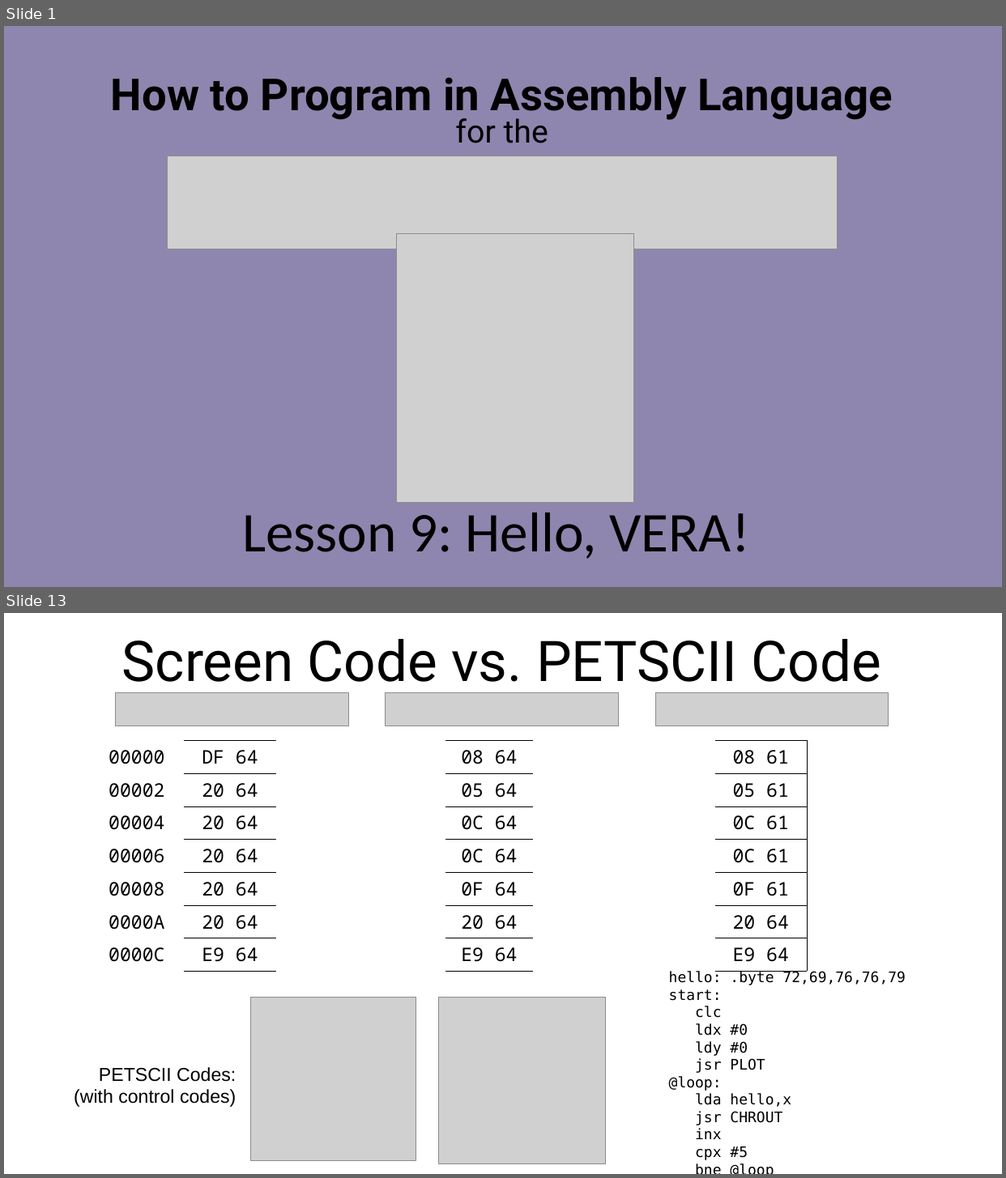
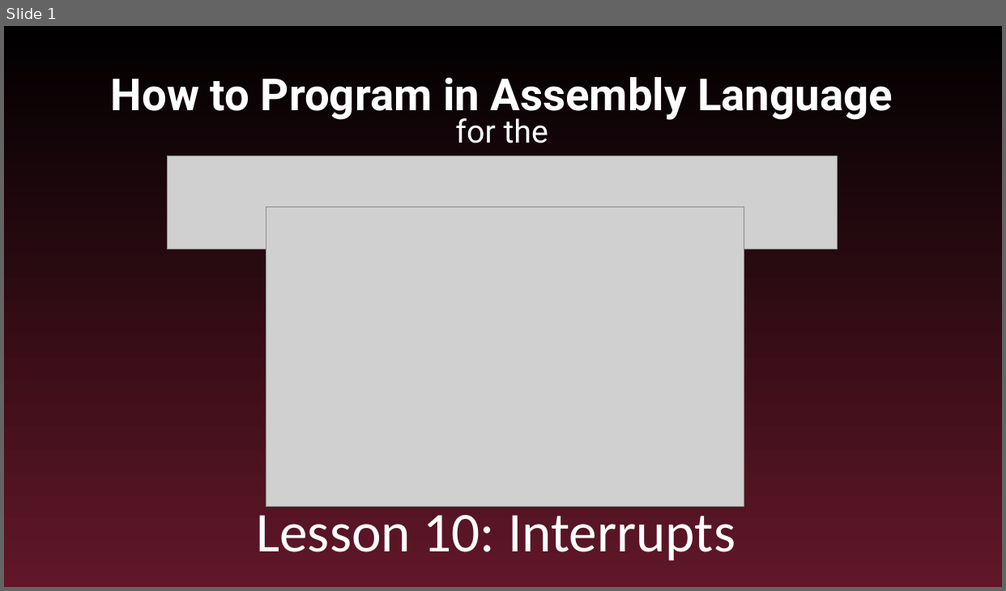
Before and after one commit to SlithyMatt/x16-assembly-tutorial, a slide deck: Lesson10/Lesson10.odp. Shown one above the other, each under a label of ours: slides 1 and 13 before the commit, slide 1 after it; the slides between them are not shown. The pictures are 1006x1178 and 1006x591 pixels, drawn with LibreOffice and Linux fonts; fonts in the diff are those of the drawing; grey boxes stand for pictures. Boxes give left, top, right and bottom in pixels: in the first picture for what was removed or moved away, otherwise in the second. Text is boxed around its words. In the diff, an @@ line names an element or a change of style, - is before the commit and + after.

Commit message:
lesson 10 slides done

```diff
--- a/Lesson10/Lesson10.odp
+++ b/Lesson10/Lesson10.odp
@@ slide 13 removed at box(4, 613, 1002, 1174), background #FFFFFF @@
@@ title removed at box(122, 639, 881, 694) @@
-Screen Code vs. PETSCII Code
@@ picture removed at box(116, 693, 348, 726) @@
@@ picture removed at box(386, 693, 619, 726) @@
@@ picture removed at box(655, 693, 889, 726) @@
@@ table removed at box(101, 740, 808, 965), 7 rows, 6 columns @@
-00000 | DF 64 |  | 08 64 |  | 08 61
-00002 | 20 64 |  | 05 64 |  | 05 61
-00004 | 20 64 |  | 0C 64 |  | 0C 61
-00006 | 20 64 |  | 0C 64 |  | 0C 61
-00008 | 20 64 |  | 0F 64 |  | 0F 61
-0000A | 20 64 |  | 20 64 |  | 20 64
-0000C | E9 64 |  | E9 64 |  | E9 64
@@ text removed at box(669, 971, 906, 1161) @@
-hello: .byte 72,69,76,76,79
-start:
-clc
-ldx #0
-ldy #0
-jsr PLOT
-@loop:
-lda hello,x
-jsr CHROUT
-inx
-cpx #5
-bne @loop
@@ picture removed at box(251, 997, 415, 1161) @@
@@ picture removed at box(439, 997, 606, 1164) @@
@@ text removed at box(74, 1067, 236, 1107) @@
-PETSCII Codes:
-(with control codes)
@@ slide 1 changed as well @@
@@ background #8E86AE to gradient #000000 to #611729 @@
@@ title "How to Program in Assembly ..." at box(111, 77, 893, 143): text colour #000000 to #FFFFFF @@
@@ picture: place and size @@
-picture at box(396, 233, 633, 503)
+picture at box(266, 207, 744, 506)
@@ subtitle at box(256, 506, 735, 561): text changed; text colour #000000 to #FFFFFF @@
-Lesson 9: Hello, VERA!
+Lesson 10: Interrupts
```
Also in this commit, not shown: 6 slides added, 15 other slides removed.
